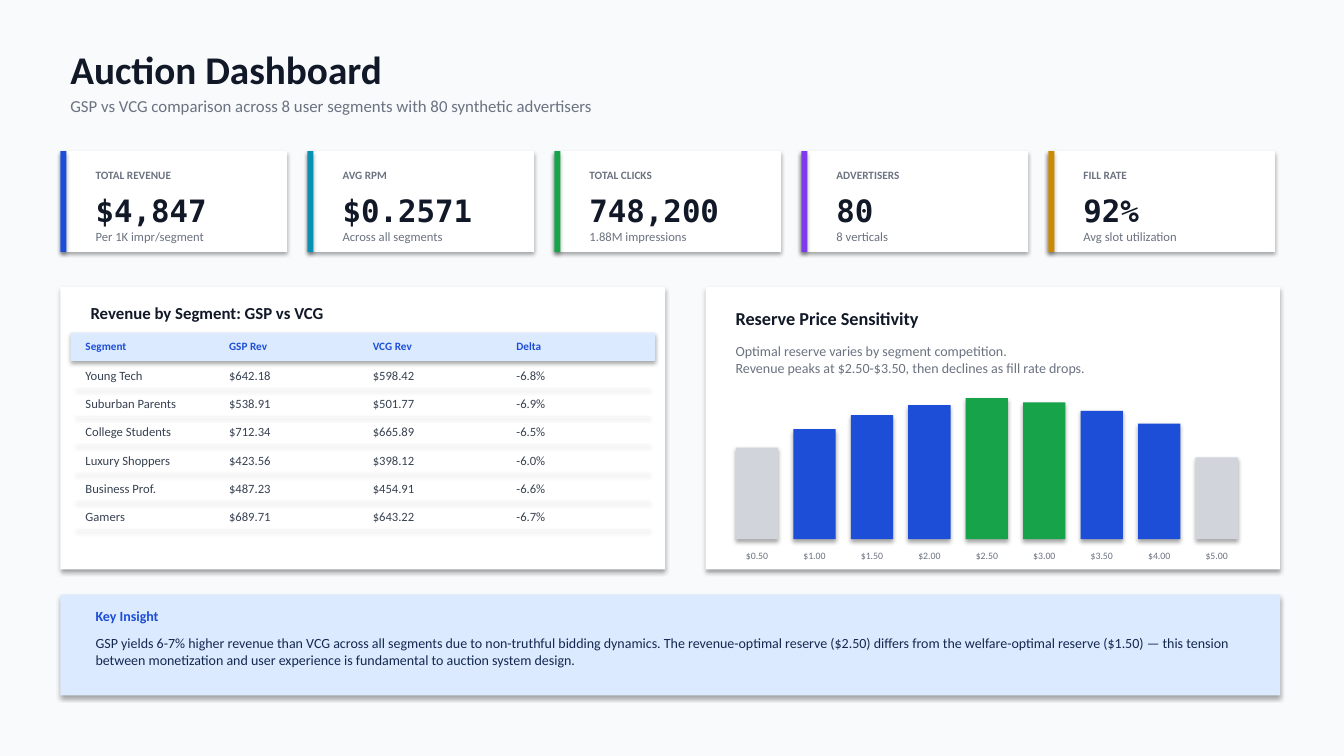
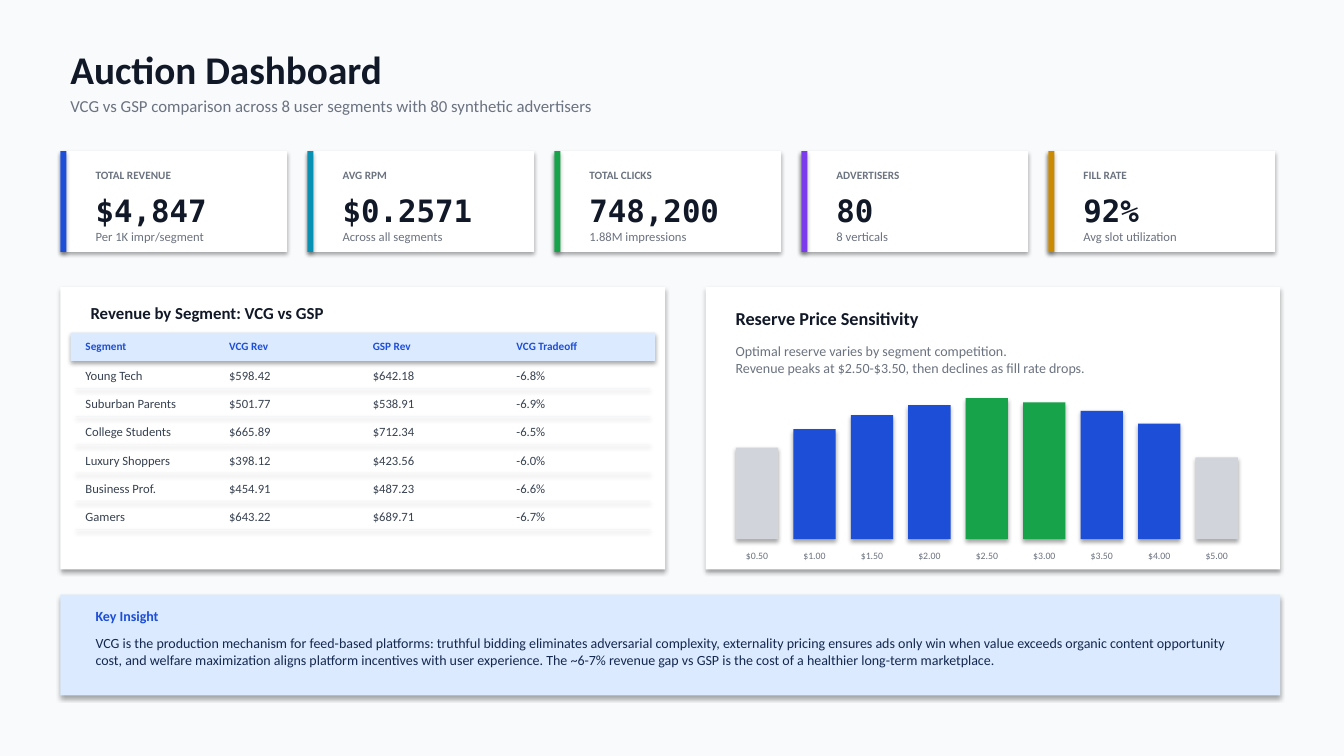
Before and after one commit to yunycao/202602_ad_auction_simulator, a slide deck: slide 3 of Ad_Auction_Simulator_Dashboard.pptx. Drawn at 1344x756 pixels with LibreOffice and Linux fonts; fonts in the diff are those of the drawing. Boxes give left, top, right and bottom in pixels: in the first picture for what was removed or moved away, otherwise in the second. Text is boxed around its words. In the diff, an @@ line names an element or a change of style, - is before the commit and + after.

```diff
--- a/Ad_Auction_Simulator_Dashboard.pptx
+++ b/Ad_Auction_Simulator_Dashboard.pptx
@@ text at [70,100,592,115]: text changed @@
-GSP vs VCG comparison across 8 user segments with 80 synthetic advertisers
+VCG vs GSP comparison across 8 user segments with 80 synthetic advertisers
@@ text at [91,307,324,322]: text changed @@
-Revenue by Segment: GSP vs VCG
+Revenue by Segment: VCG vs GSP
@@ text at [229,342,268,350]: text changed @@
-GSP Rev
+VCG Rev
@@ text at [373,342,411,350]: text changed @@
-VCG Rev
+GSP Rev
@@ text at [516,342,577,350]: text changed @@
-Delta
+VCG Tradeoff
@@ 6 texts: place and size @@
-6 texts at [373,371,414,523]
+6 texts at [229,371,270,522]
@@ 6 texts: place and size @@
-6 texts at [229,371,270,522]
+6 texts at [373,371,414,523]
@@ text at [96,638,1225,668]: text changed @@
-GSP yields 6-7% higher revenue than VCG across all segments due to non-truthful bidding dynamics. The revenue-optimal reserve ($2.50) differs from the welfare-optimal reserve ($1.50) — this tension between monetization and user experience is fundamental to auction system design.
+VCG is the production mechanism for feed-based platforms: truthful bidding eliminates adversarial complexity, externality pricing ensures ads only win when value exceeds organic content opportunity cost, and welfare maximization aligns platform incentives with user experience. The ~6-7% revenue gap vs GSP is the cost of a healthier long-term marketplace.
```
Also in this commit, not shown: 3 other slides changed, 6 other files.
